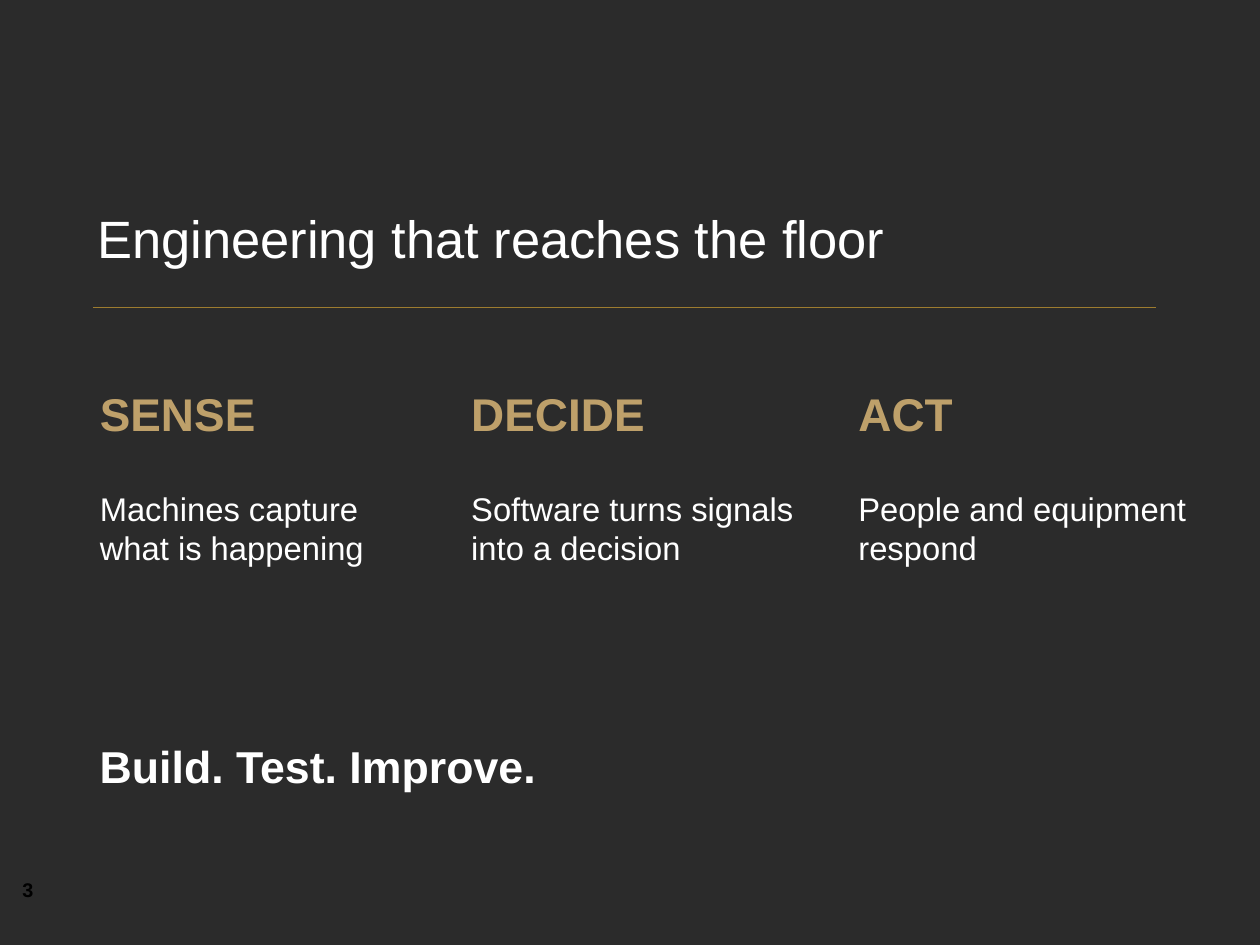
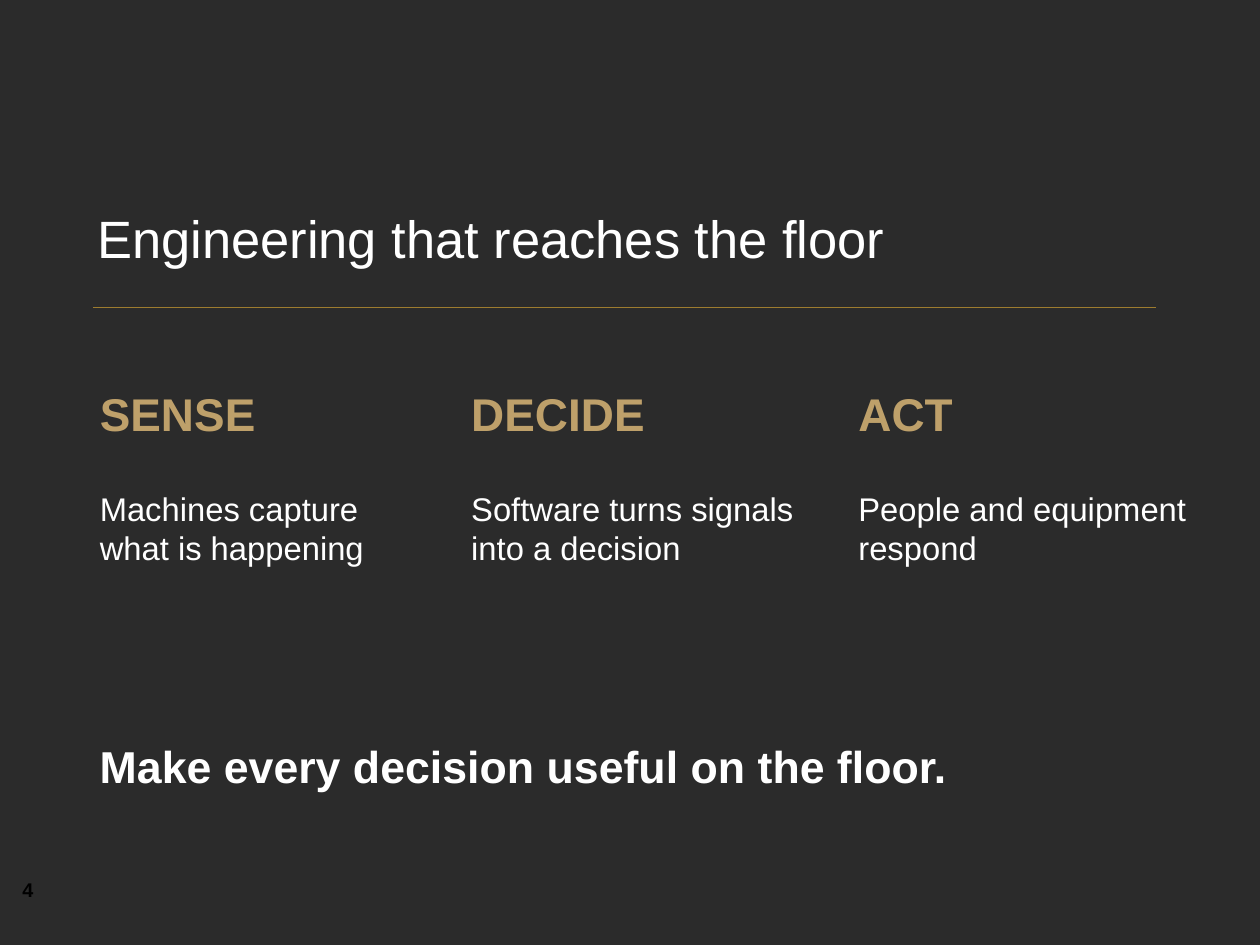
Before and after one commit to YeChamo/part-tracking-demo-ualr, a slide deck: slide 4 of docs/presentation/Engineering_at_The_Kinetic_Group.pptx (slide 3 before the commit). Drawn at 1260x945 pixels with LibreOffice and Linux fonts; fonts in the diff are those of the drawing; background and template pictures are left out; a plain dark background stands for a picture behind light text. Boxes give left, top, right and bottom in pixels: in the first picture for what was removed or moved away, otherwise in the second. Text is boxed around its words. In the diff, an @@ line names an element or a change of style, - is before the commit and + after.

```diff
--- a/docs/presentation/Engineering_at_The_Kinetic_Group.pptx
+++ b/docs/presentation/Engineering_at_The_Kinetic_Group.pptx
@@ text at bbox=[100, 750, 946, 792]: text changed @@
-Build. Test. Improve.
+Make every decision useful on the floor.
@@ text at bbox=[22, 884, 33, 897]: text changed @@
-3
+4
```
Also in this commit, not shown: 8 other slides changed, 6 slides added, 3 other files.
